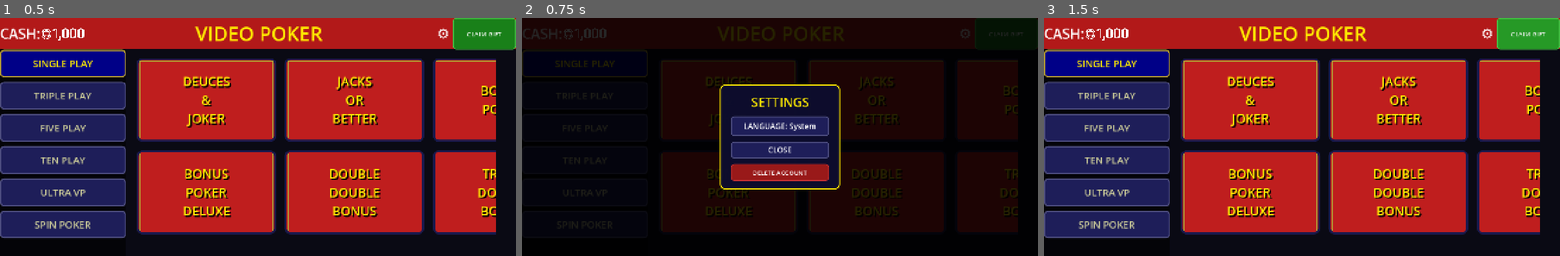
Above: before the commit, frames 1-3 (left to right).
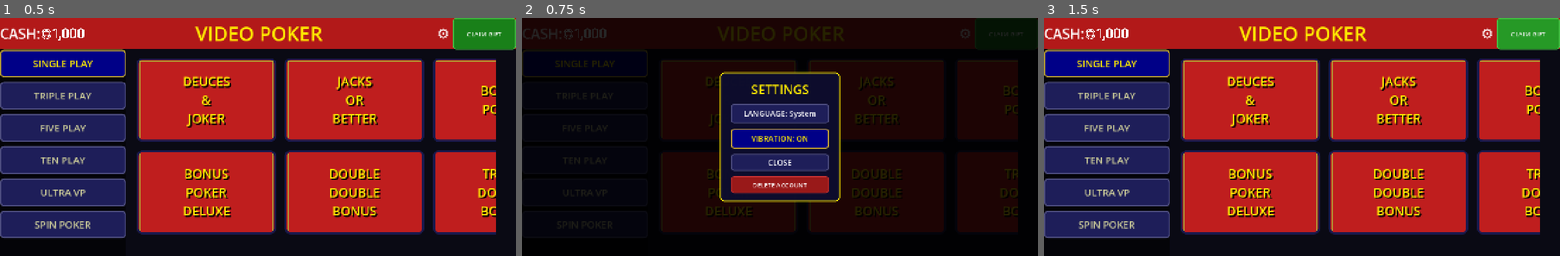
Above: after the commit, the same moments.

Repository: Vadosina-git/video-poker
Game: Godot game, scene res://scenes/main.tscn
The game is run twice, just before and just after one commit, with the same random seed, the same clock (stepped at 60 frames per second) and the same inputs.
Inputs:
- Up to frame 1 (0.5 s): no input
- Up to frame 2 (0.75 s): click "⚙" at 0.5 s
- Up to frame 3 (1.5 s): click "CLAIM GIFT" at 1.25 s

Frame 1 is identical in both runs. In frame 2, 9.1% of the frame differs, in the area x 38-62%, y 22-78%; in frame 3, nothing differs.

Commit message:
feat: vibration system with settings toggle (K.1)
- VibrationManager autoload: event-based vibration with duration presets
- Android: Input.vibrate_handheld(ms) — works out of the box
- iOS: basic vibration via same API, haptic guide in docs
- Settings: VIBRATION ON/OFF toggle in lobby settings popup
- 16 events mapped: buttons, cards, wins, spins, multipliers
- Heavy events (Royal Flush, Jackpot): 3-pulse burst pattern
- Full setup guide: docs/vibration_setup.md

Co-Authored-By: Claude Opus 4.6 (1M context) <noreply@anthropic.com>

Diff:
--- a/data/translations.json
+++ b/data/translations.json
@@ -145,7 +145,10 @@
       "settings.delete_cancel": "CANCEL",
       "settings.delete_confirm": "DELETE",
       "settings.delete_continue": "CONTINUE",
-      "gift.claim": "CLAIM GIFT"
+      "gift.claim": "CLAIM GIFT",
+      "settings.vibration": "VIBRATION",
+      "common.on": "ON",
+      "common.off": "OFF"
     },
     "ru": {
       "common.got_it": "ПОНЯТНО",
@@ -291,7 +294,10 @@
       "settings.delete_cancel": "ОТМЕНА",
       "settings.delete_confirm": "УДАЛИТЬ",
       "settings.delete_continue": "ПРОДОЛЖИТЬ",
-      "gift.claim": "ЗАБРАТЬ"
+      "gift.claim": "ЗАБРАТЬ",
+      "settings.vibration": "ВИБРАЦИЯ",
+      "common.on": "ВКЛ",
+      "common.off": "ВЫКЛ"
     },
     "es": {
       "common.got_it": "ENTENDIDO",
@@ -437,7 +443,10 @@
       "settings.delete_cancel": "CANCELAR",
       "settings.delete_confirm": "ELIMINAR",
       "settings.delete_continue": "CONTINUAR",
-      "gift.claim": "RECLAMAR"
+      "gift.claim": "RECLAMAR",
+      "settings.vibration": "VIBRACIÓN",
+      "common.on": "SÍ",
+      "common.off": "NO"
     }
   }
 }
--- a/project.godot
+++ b/project.godot
@@ -25,6 +25,7 @@
 SoundManager="*res://scripts/sound_manager.gd"
 Translations="*res://scripts/translations.gd"
 ConfigManager="*res://scripts/config_manager.gd"
+VibrationManager="*res://scripts/vibration_manager.gd"
 
 [display]
 
--- a/scripts/lobby_manager.gd
+++ b/scripts/lobby_manager.gd
@@ -348,6 +348,27 @@
 	_style_lang_btn(lang_btn, false)
 	lang_btn.pressed.connect(_show_language_picker)
 	vbox.add_child(lang_btn)
+
+	# Vibration toggle
+	var vib_on: bool = SaveManager.settings.get("vibration", true)
+	var vib_btn := Button.new()
+	vib_btn.text = "%s: %s" % [
+		Translations.tr_key("settings.vibration"),
+		Translations.tr_key("common.on") if vib_on else Translations.tr_key("common.off"),
+	]
+	vib_btn.custom_minimum_size = Vector2(280, 56)
+	_style_lang_btn(vib_btn, vib_on)
+	vib_btn.pressed.connect(func() -> void:
+		var new_val: bool = not SaveManager.settings.get("vibration", true)
+		SaveManager.settings["vibration"] = new_val
+		SaveManager.save_game()
+		vib_btn.text = "%s: %s" % [
+			Translations.tr_key("settings.vibration"),
+			Translations.tr_key("common.on") if new_val else Translations.tr_key("common.off"),
+		]
+		_style_lang_btn(vib_btn, new_val)
+	)
+	vbox.add_child(vib_btn)
 
 	# Close button
 	var close_btn := Button.new()
--- a/scripts/save_manager.gd
+++ b/scripts/save_manager.gd
@@ -19,6 +19,7 @@
 	"casino_ambient": false,
 	"game_speed": "normal",
 	"auto_hold": false,
+	"vibration": true,
 }
 
 
--- /dev/null
+++ b/scripts/vibration_manager.gd
@@ -0,0 +1,64 @@
+extends Node
+
+## VibrationManager — haptic feedback for game events.
+##
+## Android: uses Input.vibrate_handheld(ms) — works out of the box.
+## iOS: uses Input.vibrate_handheld(ms) as fallback (limited to one
+##      pattern). For full UIImpactFeedbackGenerator support, install
+##      a GDExtension plugin (see docs/vibration_setup.md).
+##
+## Toggle via SaveManager.settings["vibration"] (defaults to true).
+## Call VibrationManager.vibrate("event_name") from any script.
+
+## Duration presets per event type (milliseconds)
+const EVENTS := {
+	# UI
+	"button_press":      10,
+	"card_hold":         10,
+	"bet_change":        10,
+	# Cards
+	"card_deal":         15,
+	"card_flip":         15,
+	# Wins
+	"win_small":         30,
+	"win_medium":        40,
+	"win_large":         60,
+	"win_royal_flush":   100,
+	"win_jackpot":       100,
+	# Spin Poker
+	"spin_reel":         8,
+	"spin_stop":         20,
+	# Misc
+	"double_win":        30,
+	"double_lose":       20,
+	"gift_claim":        40,
+	"multiplier_activate": 25,
+}
+
+## Heavy pattern: multiple short bursts for Royal Flush / Jackpot
+const HEAVY_EVENTS := ["win_royal_flush", "win_jackpot"]
+
+
+func vibrate(event_name: String) -> void:
+	if not _is_enabled():
+		return
+	var duration_ms: int = EVENTS.get(event_name, 0)
+	if duration_ms <= 0:
+		return
+	if event_name in HEAVY_EVENTS:
+		_vibrate_pattern(duration_ms)
+	else:
+		Input.vibrate_handheld(duration_ms)
+
+
+## Multi-burst pattern for heavy events (3 pulses)
+func _vibrate_pattern(total_ms: int) -> void:
+	var pulse_ms: int = total_ms / 3
+	for i in 3:
+		Input.vibrate_handheld(pulse_ms)
+		if i < 2:
+			await get_tree().create_timer(pulse_ms / 1000.0 + 0.05).timeout
+
+
+func _is_enabled() -> bool:
+	return SaveManager.settings.get("vibration", true)
Not shown, added: docs/vibration_setup.md
